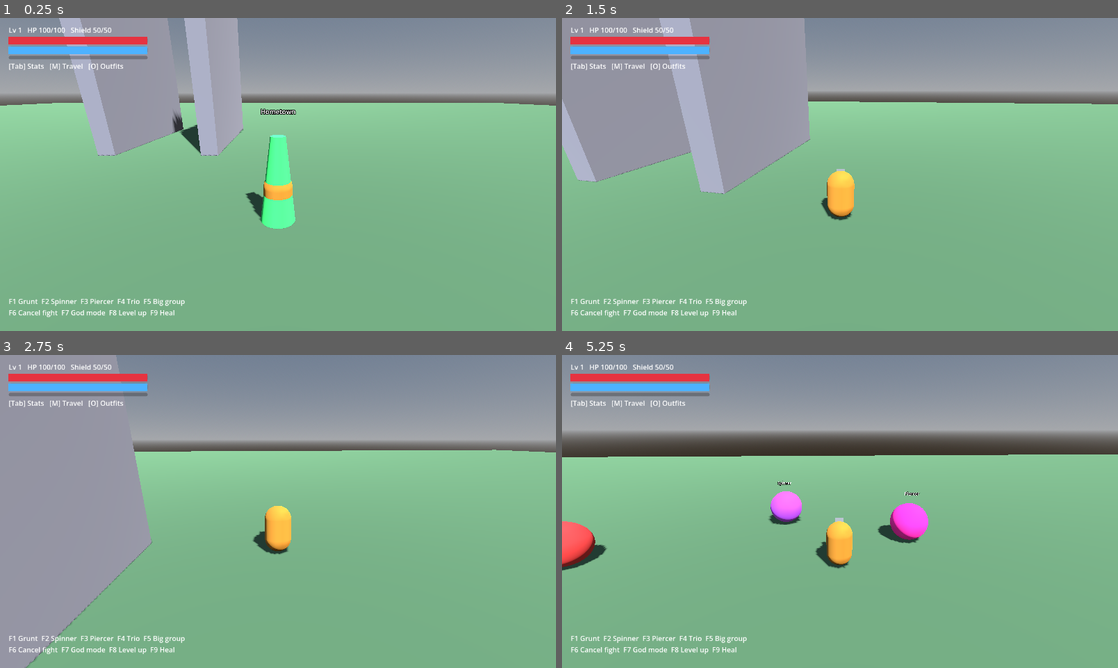
Above: before the commit, frames 1-4 (two rows, left to right).
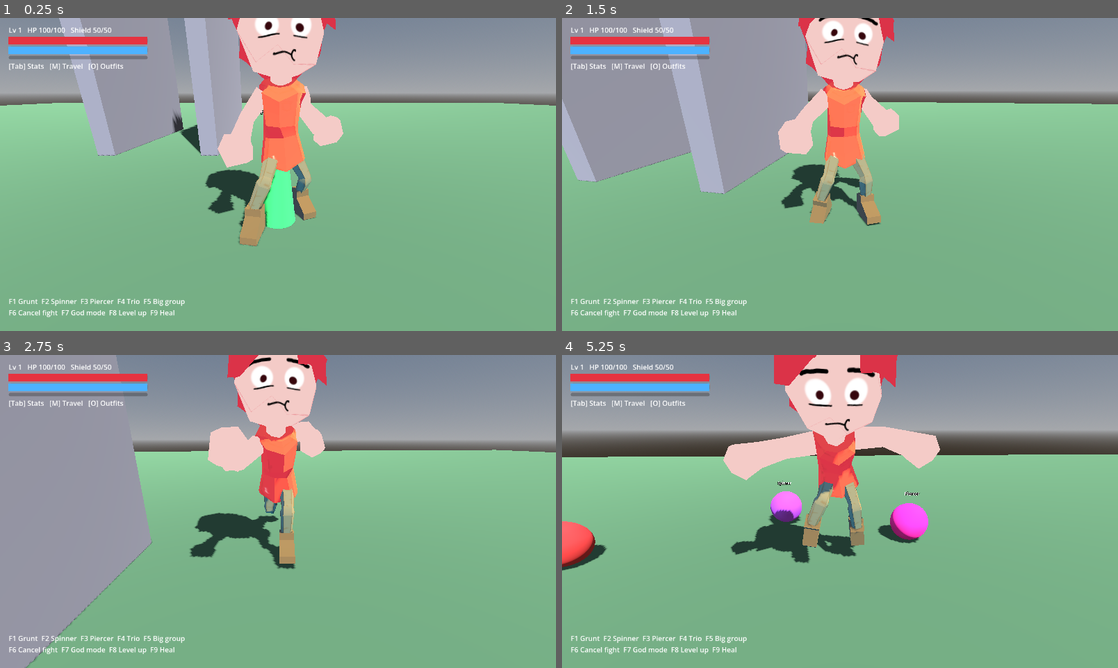
Above: after the commit, the same moments.

Repository: doggoanim/Krits
Game: Godot game, scene res://main.tscn
The game is run twice, just before and just after one commit, with the same random seed, the same clock (stepped at 60 frames per second) and the same inputs.
Inputs (mouse positions are in pixels of both pictures, inside the frame that each line leads up to):
- Up to frame 1 (0.25 s): no input
- Up to frame 2 (1.5 s): tap Enter at 0.5 s; move the mouse to (867, 174) at 0.52 s; hold W (move_forward) from 0.53 s (still down); tap Space (jump) at 0.6, 0.77, 1.07 s; move the mouse to (812, 174) at 1.27 s; tap Ctrl (crouch_pound) at 1.35 s
- Up to frame 3 (2.75 s): keep holding W (move_forward); tap Space (jump) at 1.52, 1.55, 1.82, 2.3 s; move the mouse to (289, 505) at 2.02 s; tap E (interact) at 2.1 s
- Up to frame 4 (5.25 s): keep holding W (move_forward); move the mouse to (834, 517) at 2.77 s; tap Shift (roll_dive) at 2.85 s; tap Space (jump) at 3.02, 3.05, 3.32, 3.6, 3.77, 4.07, 4.52, 4.55, 4.82 s; move the mouse to (878, 514) at 3.52 s; move the mouse to (795, 508) at 4.27 s; tap Ctrl (crouch_pound) at 4.35 s; move the mouse to (845, 511) at 5.02 s; tap E (interact) at 5.1 s

The runs differ from the first frame. In frame 1, 8.8% of the frame differs, in the area x 36-62%, y 0-73%; in frame 2, 8.2%; in frame 3, 8.3%; in frame 4, 11%, in the area x 29-68%, y 0-69%.

Commit message:
Replace placeholder capsule with the real rigged character model
Added assets/player/krits.glb: a rigged character with 8 baked animations
(idle, run, jump_start, falling, air_dive, roll_loop, long_jump,
ground_pound) that already line up with the player's movement states.

Rewrote PlayerVisual to load the model and drive those clips through a
single play(name) call instead of the old manual rotation tricks (set_pose/
set_roll are gone). Materials are duplicated per-instance on load so
flash() and outfit tinting (Body/Pants/Shoes slots) don't mutate the
shared imported resources. Facing (rotation.y) and the movement lean
(rotation.x/z) still live on PlayerVisual itself, same split as before, so
they never fight the model's own animation.

Updated every movement state to call visual.play() with the matching clip:
Ground (idle/run), Roll (roll_loop), Dive (air_dive), LongJump (long_jump),
Pound (ground_pound), Air (jump_start while rising, falling while
descending). Crouch/PoundLand/Frozen reuse idle until there are dedicated
clips for them. Also scoped the lean effect to Ground/Crouch only, since
every other state already has its own authored pose.

Co-Authored-By: Claude Sonnet 5 <noreply@anthropic.com>
Claude-Session: https://claude.ai/code/session_01TYpdm1jACUqsWG6yyTxbgm

Diff:
--- a/player/player.gd
+++ b/player/player.gd
@@ -73,8 +73,9 @@
 	_update_lean(delta)
 
 ## Arcade-style motion lean: pitch forward with ground speed, bank into turns.
-## Grounded only — cinematic poses (dive/pound/long jump) already claim `_body`'s
-## own rotation, and fading this out in the air keeps the two from ever mixing.
+## Only during plain ground locomotion (Ground/Crouch) — every other state
+## (dive/pound/long jump/roll) already has its own baked animation, and
+## layering a lean on top of those would fight the authored pose.
 func _update_lean(delta: float) -> void:
 	var yaw := atan2(-facing.x, -facing.z)
 	var yaw_rate := wrapf(yaw - _prev_facing_yaw, -PI, PI) / maxf(delta, 0.0001)
@@ -82,7 +83,7 @@
 
 	var target_pitch := 0.0
 	var target_bank := 0.0
-	if is_on_floor():
+	if machine.current_name == &"Ground" or machine.current_name == &"Crouch":
 		var speed_ratio := clampf(get_hvel().length() / config.walk_speed, 0.0, 1.6)
 		# Facing is -Z, so tipping the body's +Y axis toward -Z (lean forward,
 		# into the movement) is a NEGATIVE rotation.x — positive would lean back.
--- a/player/player_visual.gd
+++ b/player/player_visual.gd
@@ -1,63 +1,84 @@
 class_name PlayerVisual
 extends Node3D
-## Placeholder body built from primitives, tinted by the active outfit.
-## Swap the meshes for a real model later; the public API stays the same.
-##
-## Rotation is split across two layers so they never fight each other:
-##   - this node (PlayerVisual) owns facing (rotation.y, set by Player.face) and
-##     the movement lean (rotation.x pitch / rotation.z bank, set by set_lean).
-##   - `_body`, a child, owns pose rotation.x (dive/long_jump/pound/roll spin).
+## Loads the rigged character model and plays its baked-in animations.
+## The model's AnimationPlayer owns the pose entirely (run/jump/dive/roll/pound);
+## this node only owns facing (set by Player.face) and the movement lean (set by
+## Player._update_lean), so the two layers never fight each other.
 
-var _body: MeshInstance3D
-var _head: MeshInstance3D
-var _mat := StandardMaterial3D.new()
+const MODEL_SCENE := preload("res://assets/player/krits.glb")
+
+## Clip names baked into the model. Kept as constants so a renamed clip in a
+## future export only needs updating here, not at every call site.
+const ANIM_IDLE := &"idle"
+const ANIM_RUN := &"run"
+const ANIM_JUMP_START := &"jump_start"
+const ANIM_FALLING := &"falling"
+const ANIM_ROLL := &"roll_loop"
+const ANIM_DIVE := &"air_dive"
+const ANIM_LONG_JUMP := &"long_jump"
+const ANIM_POUND := &"ground_pound"
+
+## Material slots (named in the model) that get tinted by the active outfit.
+## Skin/hair/face stay as authored — outfits only recolor the "clothing" parts.
+const OUTFIT_SLOTS := [&"Body", &"Pants", &"Shoes"]
+const CROUCH_SCALE := 0.65
+
+var _anim: AnimationPlayer
+var _model: Node3D
+var _materials: Array[BaseMaterial3D] = []
+var _outfit_materials: Array[BaseMaterial3D] = []
+var _base_colors: Dictionary = {}   # BaseMaterial3D -> Color, the non-flash color
 var _flash_t := 0.0
-var _rolling := false
 var _outfit: OutfitData
 var _lean_pitch := 0.0   ## current smoothed forward/back lean (rad), this node's rotation.x
 var _lean_bank := 0.0    ## current smoothed side-to-side lean (rad), this node's rotation.z
 
 func _ready() -> void:
-	var capsule := CapsuleMesh.new()
-	capsule.radius = 0.4
-	capsule.height = 1.4
-	_body = MeshInstance3D.new()
-	_body.mesh = capsule
-	_body.position.y = 0.7
-	_body.material_override = _mat
-	add_child(_body)
-
-	var nose := MeshInstance3D.new()   # marks the facing direction (-Z)
-	var box := BoxMesh.new()
-	box.size = Vector3(0.25, 0.25, 0.35)
-	nose.mesh = box
-	nose.position = Vector3(0, 1.2, -0.4)
-	add_child(nose)
+	_model = MODEL_SCENE.instantiate()
+	add_child(_model)
+	_anim = _model.find_child("AnimationPlayer", true, false) as AnimationPlayer
+	_collect_materials(_model)
 
 	Events.outfit_changed.connect(func(id: StringName): apply_outfit(OutfitLibrary.get_outfit(id)))
 	apply_outfit(OutfitLibrary.get_outfit(Game.outfit))
+	play(ANIM_IDLE)
+
+func _collect_materials(n: Node) -> void:
+	if n is MeshInstance3D:
+		var mi := n as MeshInstance3D
+		for i in mi.mesh.get_surface_count() if mi.mesh else 0:
+			var mat := mi.get_active_material(i)
+			if mat is BaseMaterial3D:
+				var dup := (mat as BaseMaterial3D).duplicate() as BaseMaterial3D
+				mi.set_surface_override_material(i, dup)
+				_materials.append(dup)
+				_base_colors[dup] = dup.albedo_color
+				if dup.resource_name in OUTFIT_SLOTS:
+					_outfit_materials.append(dup)
+	for c in n.get_children():
+		_collect_materials(c)
 
 func apply_outfit(o: OutfitData) -> void:
 	_outfit = o
-	_mat.albedo_color = o.color
-	_mat.metallic = o.metallic
+	for m in _outfit_materials:
+		m.albedo_color = o.color
+		_base_colors[m] = o.color
 
+## Plays `anim_name` if it isn't already the one running. Safe to call every
+## frame — the common case (state hasn't changed) is a cheap no-op.
+func play(anim_name: StringName, blend := 0.15) -> void:
+	if _anim == null or not _anim.has_animation(anim_name):
+		return
+	if _anim.current_animation == anim_name and _anim.is_playing():
+		return
+	_anim.play(anim_name, blend)
+
+## Placeholder squash until the rig has a real crouch pose: just scales the
+## model down a bit. The actual crouch collision height is handled separately
+## by Player.set_crouching.
 func set_crouch(c: bool) -> void:
-	if _body:
-		_body.scale.y = 0.65 if c else 1.0
-		_body.position.y = 0.45 if c else 0.7
-
-func set_roll(r: bool) -> void:
-	_rolling = r
-	if not r:
-		_body.rotation.x = 0.0
-
-func set_pose(pose: StringName) -> void:
-	match pose:
-		&"dive": _body.rotation.x = deg_to_rad(-80)
-		&"long_jump": _body.rotation.x = deg_to_rad(-60)
-		&"pound": _body.rotation.x = deg_to_rad(180)
-		_: _body.rotation.x = 0.0
+	if _model:
+		_model.scale.y = CROUCH_SCALE if c else 1.0
 
 func flash() -> void:
 	_flash_t = 0.25
@@ -72,12 +93,12 @@
 	rotation.z = _lean_bank
 
 func _process(delta: float) -> void:
-	if _rolling:
-		_body.rotation.x -= delta * 18.0
-	if _outfit == null:
-		return
 	if _flash_t > 0.0:
 		_flash_t -= delta
-		_mat.albedo_color = Color.WHITE if int(_flash_t * 30.0) % 2 == 0 else _outfit.color
+		var white := int(_flash_t * 30.0) % 2 == 0
+		for m in _materials:
+			m.albedo_color = Color.WHITE if white else _base_colors.get(m, m.albedo_color)
 	else:
-		_mat.albedo_color = _outfit.color
+		for m in _materials:
+			if m.albedo_color != _base_colors.get(m, m.albedo_color):
+				m.albedo_color = _base_colors[m]
--- a/player/states/air_state.gd
+++ b/player/states/air_state.gd
@@ -23,6 +23,7 @@
 	if input.length() > 0.1:
 		p.face(input, delta)
 	p.apply_gravity(delta)
+	p.visual.play(PlayerVisual.ANIM_JUMP_START if p.velocity.y > 0.0 else PlayerVisual.ANIM_FALLING)
 	p.move_and_slide()
 	if p.is_on_floor():
 		machine.transition_to(&"Ground")
--- a/player/states/crouch_state.gd
+++ b/player/states/crouch_state.gd
@@ -3,6 +3,7 @@
 
 func enter(_prev: StringName, _msg: Dictionary = {}) -> void:
 	player.set_crouching(true)
+	player.visual.play(PlayerVisual.ANIM_IDLE)   ## no dedicated crouch clip yet
 
 func physics_update(delta: float) -> void:
 	var p := player
--- a/player/states/dive_state.gd
+++ b/player/states/dive_state.gd
@@ -12,10 +12,7 @@
 	p.face(dir)
 	p.set_hvel(dir * p.config.dive_speed)
 	p.velocity.y = p.config.dive_up
-	p.visual.set_pose(&"dive")
-
-func exit(_next: StringName) -> void:
-	player.visual.set_pose(&"")
+	p.visual.play(PlayerVisual.ANIM_DIVE)
 
 func physics_update(delta: float) -> void:
 	var p := player
--- a/player/states/frozen_state.gd
+++ b/player/states/frozen_state.gd
@@ -5,5 +5,4 @@
 func enter(_prev: StringName, _msg: Dictionary = {}) -> void:
 	player.velocity = Vector3.ZERO
 	player.set_crouching(false)
-	player.visual.set_pose(&"")
-	player.visual.set_roll(false)
+	player.visual.play(PlayerVisual.ANIM_IDLE)
--- a/player/states/ground_state.gd
+++ b/player/states/ground_state.gd
@@ -25,6 +25,7 @@
 	p.set_hvel(h)
 	if moving:
 		p.face(input, delta)
+	p.visual.play(PlayerVisual.ANIM_RUN if moving else PlayerVisual.ANIM_IDLE)
 	p.velocity.y = -1.0
 	p.move_and_slide()
 	if not p.is_on_floor():
--- a/player/states/long_jump_state.gd
+++ b/player/states/long_jump_state.gd
@@ -4,10 +4,7 @@
 ## or a ground pound, and wall-bounces re-grant the dive just like a normal jump.
 
 func enter(_prev: StringName, _msg: Dictionary = {}) -> void:
-	player.visual.set_pose(&"long_jump")
-
-func exit(_next: StringName) -> void:
-	player.visual.set_pose(&"")
+	player.visual.play(PlayerVisual.ANIM_LONG_JUMP)
 
 func physics_update(delta: float) -> void:
 	var p := player
--- a/player/states/pound_land_state.gd
+++ b/player/states/pound_land_state.gd
@@ -8,6 +8,7 @@
 func enter(_prev: StringName, _msg: Dictionary = {}) -> void:
 	_t = player.config.pound_recover
 	player.set_hvel(Vector3.ZERO)
+	player.visual.play(PlayerVisual.ANIM_IDLE)   ## no dedicated recovery clip yet
 	if player.camera_rig:
 		player.camera_rig.shake(0.25)
 
--- a/player/states/pound_state.gd
+++ b/player/states/pound_state.gd
@@ -8,10 +8,7 @@
 	_t = player.config.pound_windup
 	_slamming = false
 	player.velocity = Vector3.ZERO
-	player.visual.set_pose(&"pound")
-
-func exit(_next: StringName) -> void:
-	player.visual.set_pose(&"")
+	player.visual.play(PlayerVisual.ANIM_POUND)
 
 func physics_update(delta: float) -> void:
 	var p := player
--- a/player/states/roll_state.gd
+++ b/player/states/roll_state.gd
@@ -9,7 +9,7 @@
 	var p := player
 	_elapsed = 0.0
 	p.set_crouching(true)
-	p.visual.set_roll(true)
+	p.visual.play(PlayerVisual.ANIM_ROLL)
 	var dir := p.input_dir()
 	if dir.length() < 0.1:
 		dir = p.facing
@@ -17,7 +17,6 @@
 	p.set_hvel(dir.normalized() * p.config.roll_speed)
 
 func exit(_next: StringName) -> void:
-	player.visual.set_roll(false)
 	player.roll_cd = player.config.roll_cooldown
 
 func physics_update(delta: float) -> void:
Binary file added: assets/player/krits.glb
Not shown, changed: README.md
